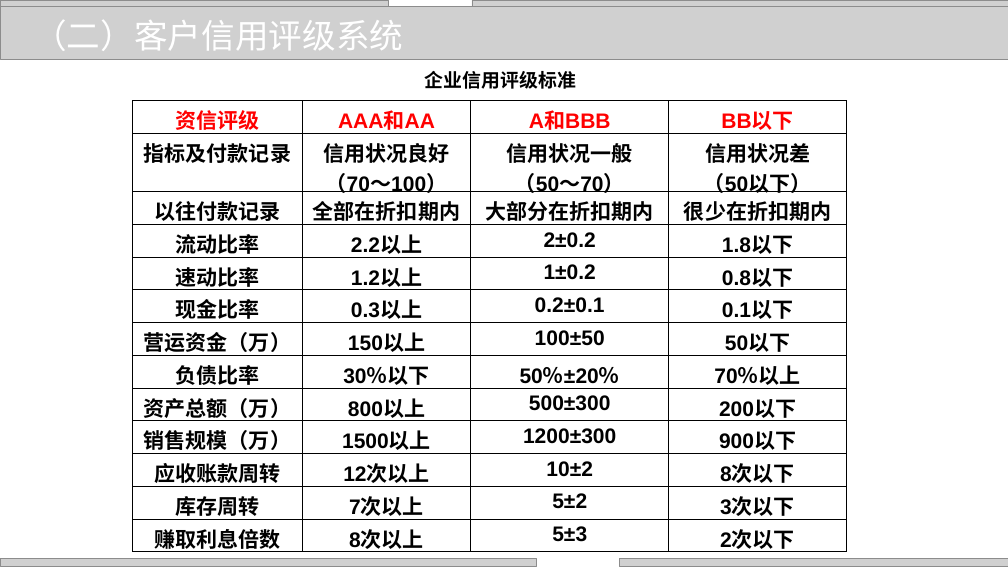
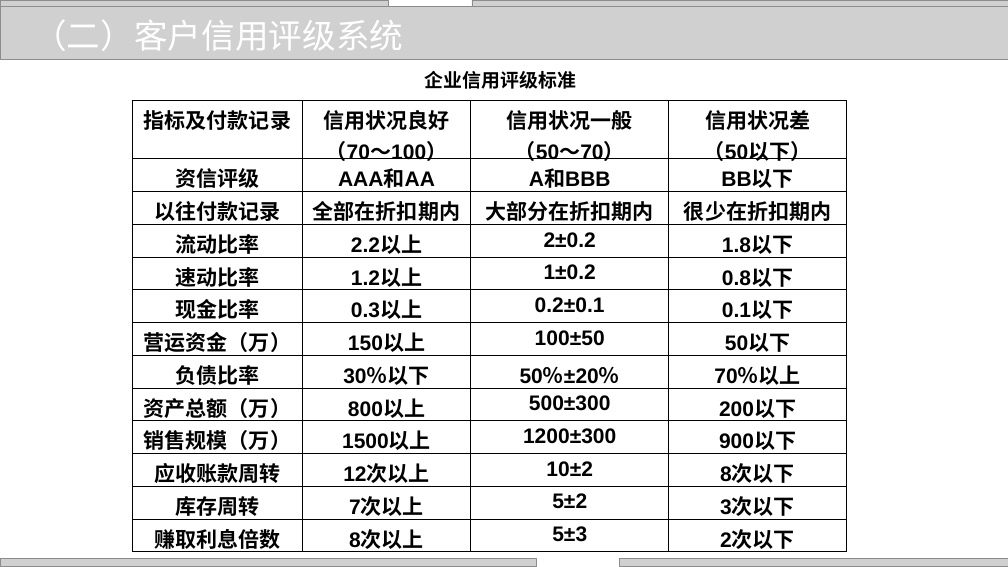
Before and after one commit to zhangjianzhang/internet_credit, a slide deck: slide 24 of files/slides/lecture_9.pptx. Drawn at 1008x567 pixels with LibreOffice and Linux fonts; fonts in the diff are those of the drawing; grey boxes stand for pictures; background and template pictures are left out. Boxes give left, top, right and bottom in pixels: in the first picture for what was removed or moved away, otherwise in the second. Text is boxed around its words. In the diff, an @@ line names an element or a change of style, - is before the commit and + after.

```diff
--- a/files/slides/lecture_9.pptx
+++ b/files/slides/lecture_9.pptx
@@ table at [133, 101, 847, 556] @@
+row 1: 指标及付款记录 | 信用状况良好 / （70～100） | 信用状况一般 / （50～70） | 信用状况差 / （50以下）
-row 2: 指标及付款记录 | 信用状况良好 / （70～100） | 信用状况一般 / （50～70） | 信用状况差 / （50以下）
```
Also in this commit, not shown: 37 other slides changed, 1 slide removed, 4 other files.
